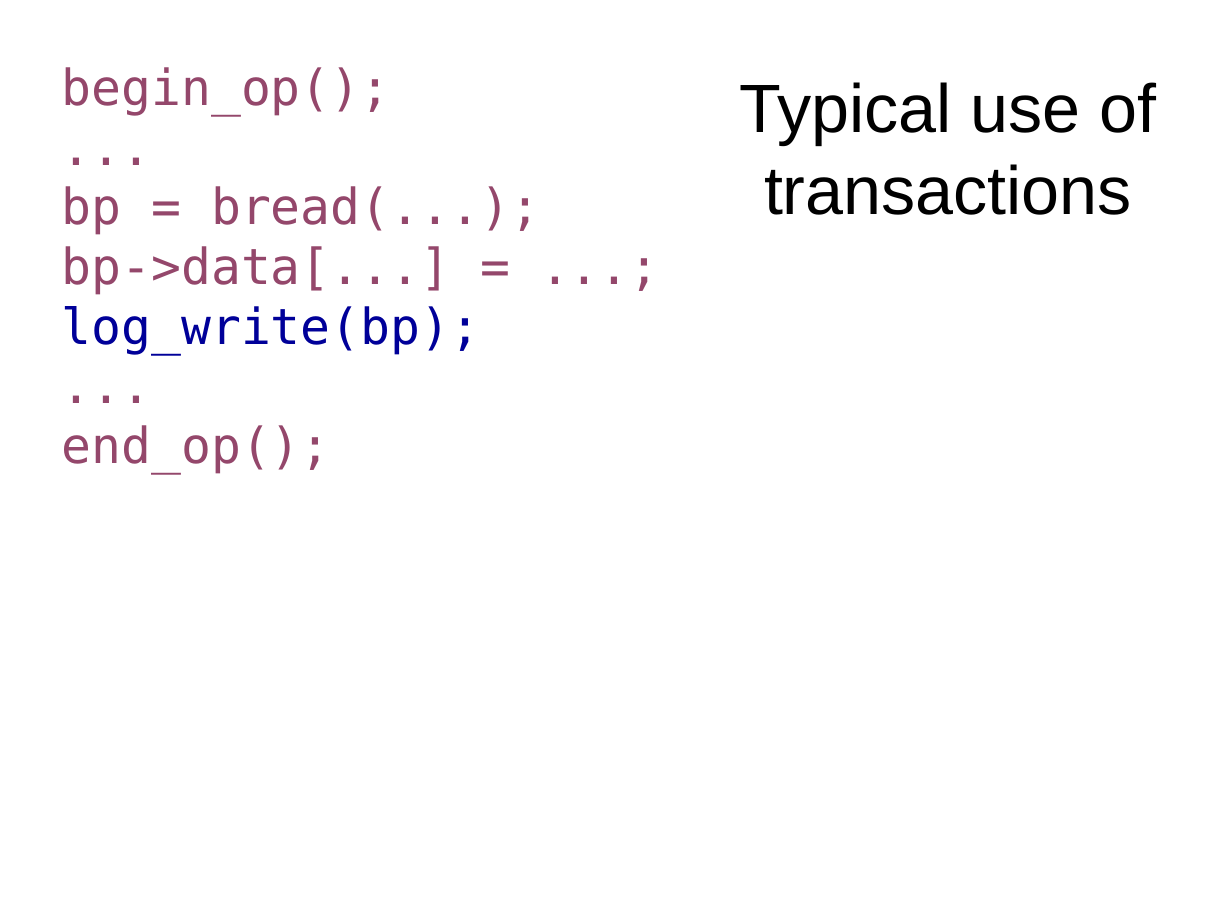
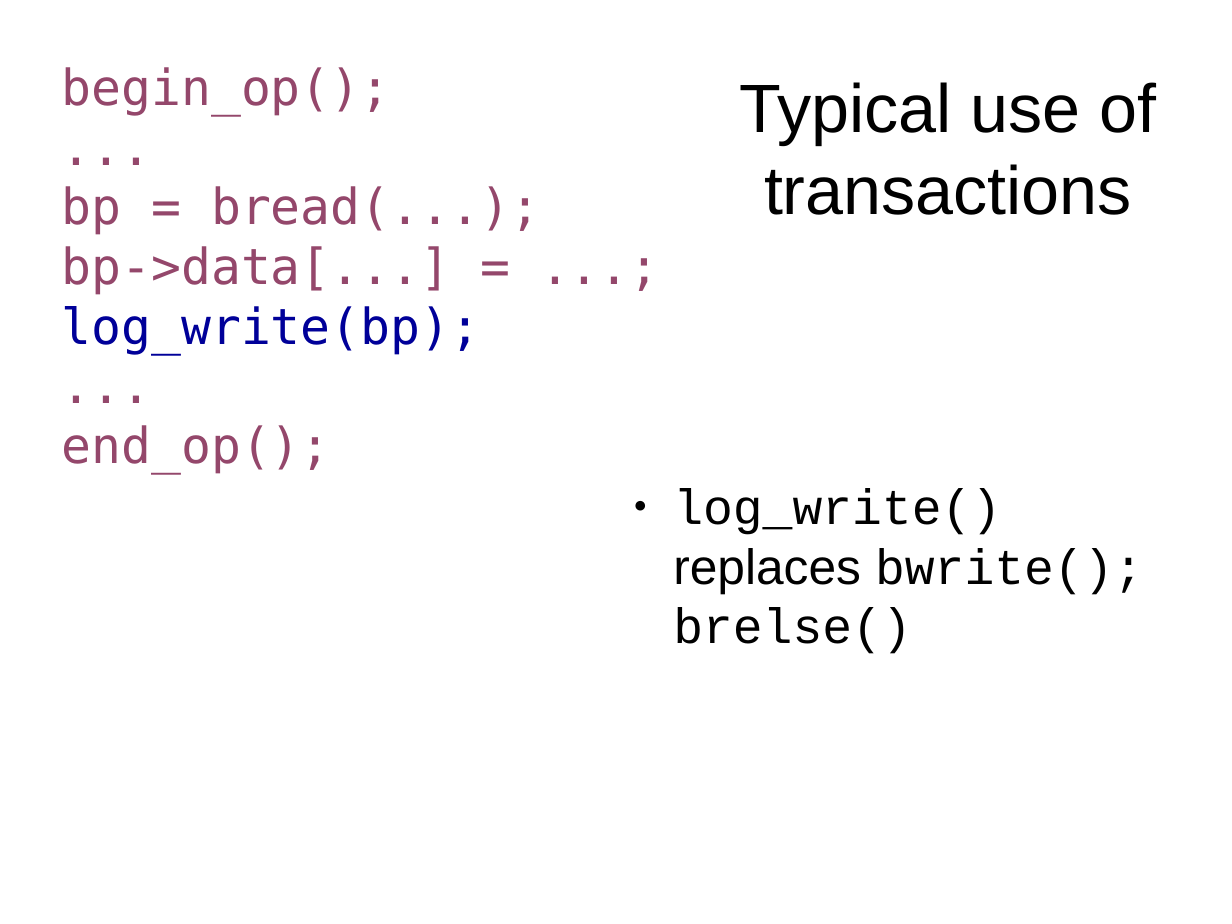
Before and after one commit to antonburtsev/cs5460, a slide deck: slide 43 of lectures/lecture16-file-system/lecture16-file-system.odp (slide 40 before the commit). Drawn at 1232x924 pixels with LibreOffice and Linux fonts; fonts in the diff are those of the drawing. Boxes give left, top, right and bottom in pixels: in the first picture for what was removed or moved away, otherwise in the second. Text is boxed around its words. In the diff, an @@ line names an element or a change of style, - is before the commit and + after.

```diff
--- a/lectures/lecture16-file-system/lecture16-file-system.odp
+++ b/lectures/lecture16-file-system/lecture16-file-system.odp
@@ text added at <box>673,488,1143,654</box>, 32 pt, text #000000 @@
+● log_write() replaces bwrite(); brelse()
```
Also in this commit, not shown: 7 other slides changed, 34 slides added, 2 other files.
